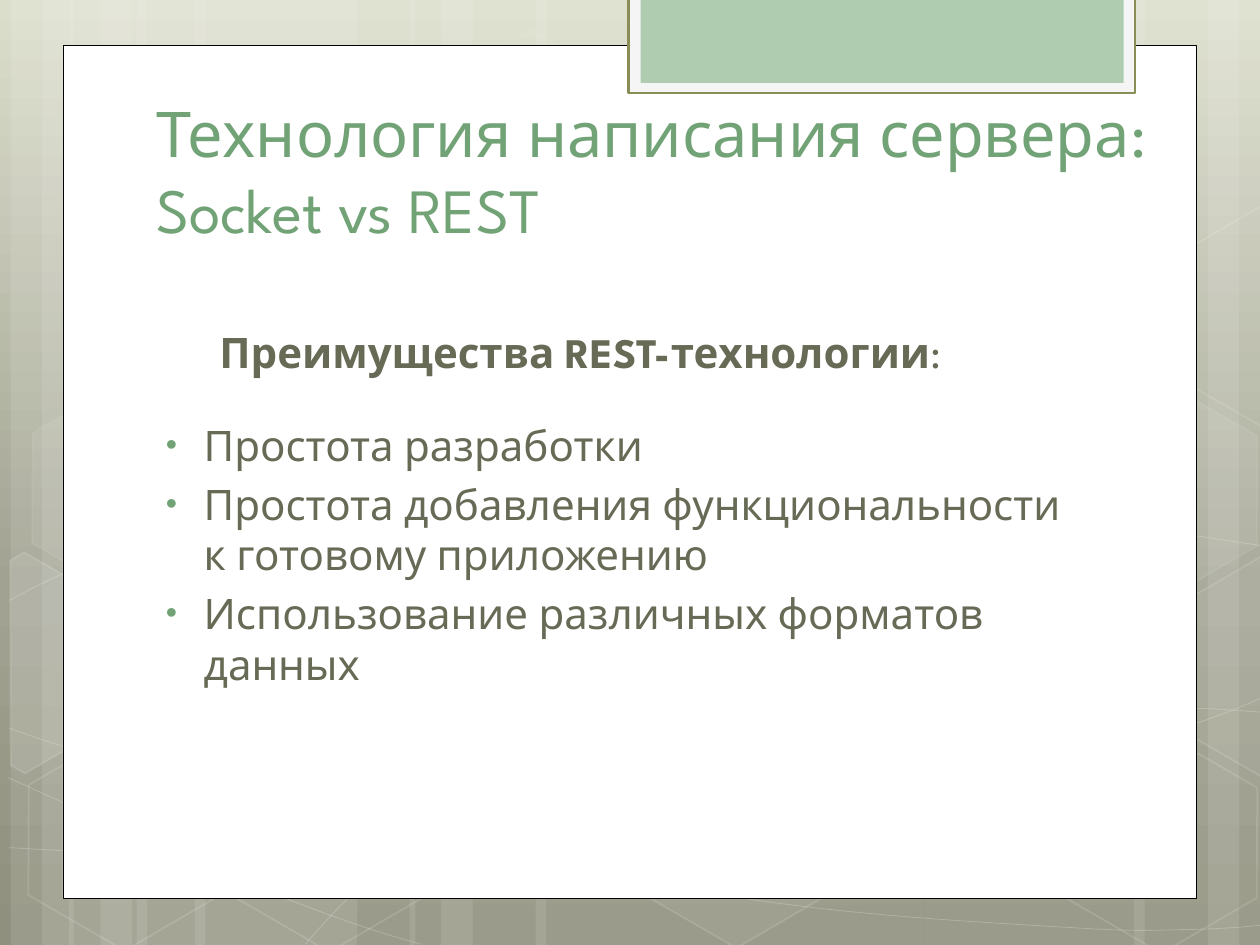
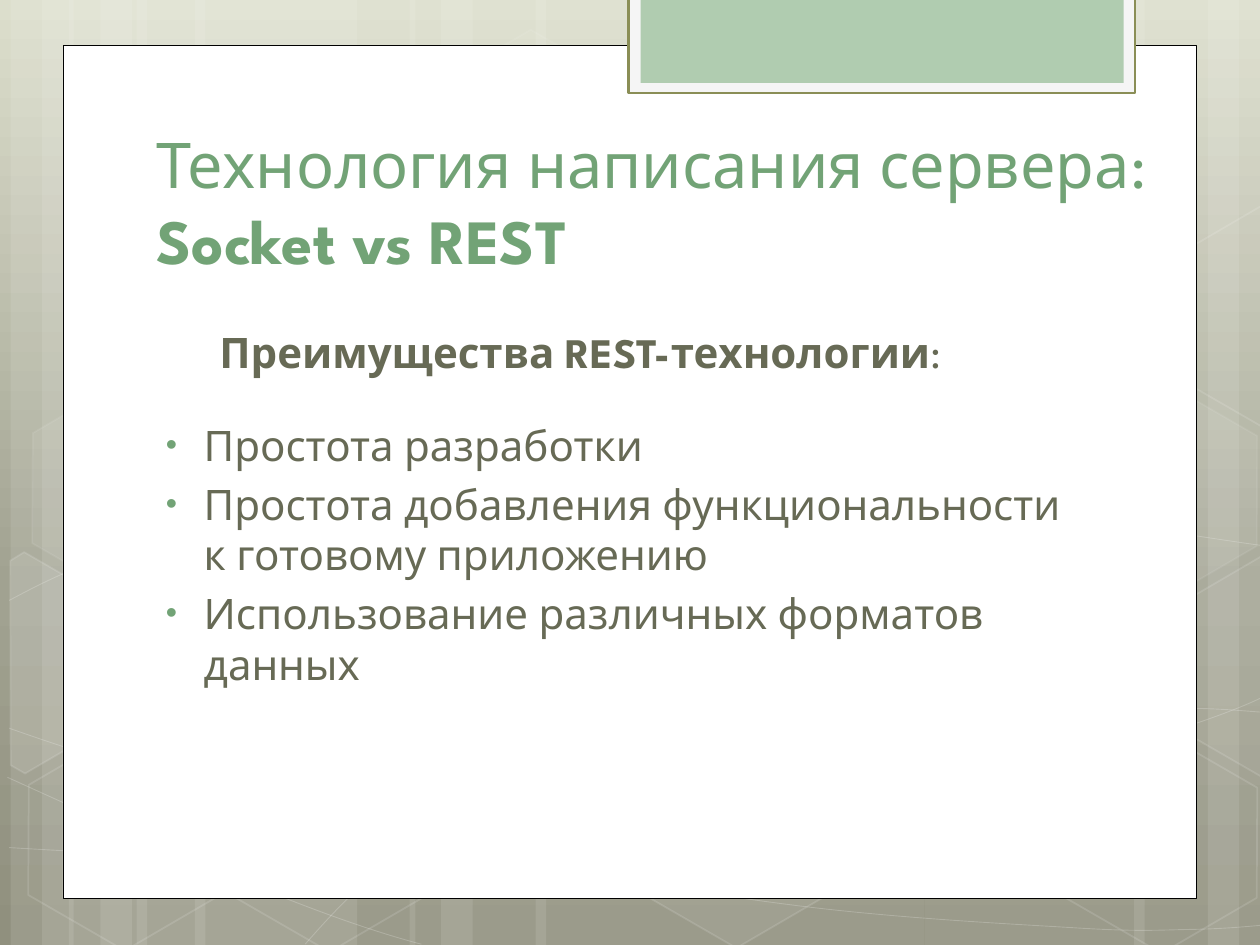
Before and after one commit to julypand/-, a slide deck: slide 6 of presentation.pptx. Drawn at 1260x945 pixels with LibreOffice and Linux fonts; fonts in the diff are those of the drawing. Boxes give left, top, right and bottom in pixels: in the first picture for what was removed or moved away, otherwise in the second. Text is boxed around its words. In the diff, an @@ line names an element or a change of style, - is before the commit and + after.

```diff
--- a/presentation.pptx
+++ b/presentation.pptx
@@ title "Технология написания сервера: Socket vs ...": place and size @@
-title "Технология написания сервера: Socket vs ..." at (156, 112, 1129, 234)
+title "Технология написания сервера: Socket vs ..." at (156, 143, 1129, 265)
@@ title "Технология написания сервера: Socket vs ..." at (156, 143, 1129, 265): bold on in "Socket vs REST" @@
```
Also in this commit, not shown: 4 other slides changed, 6 slides added.
